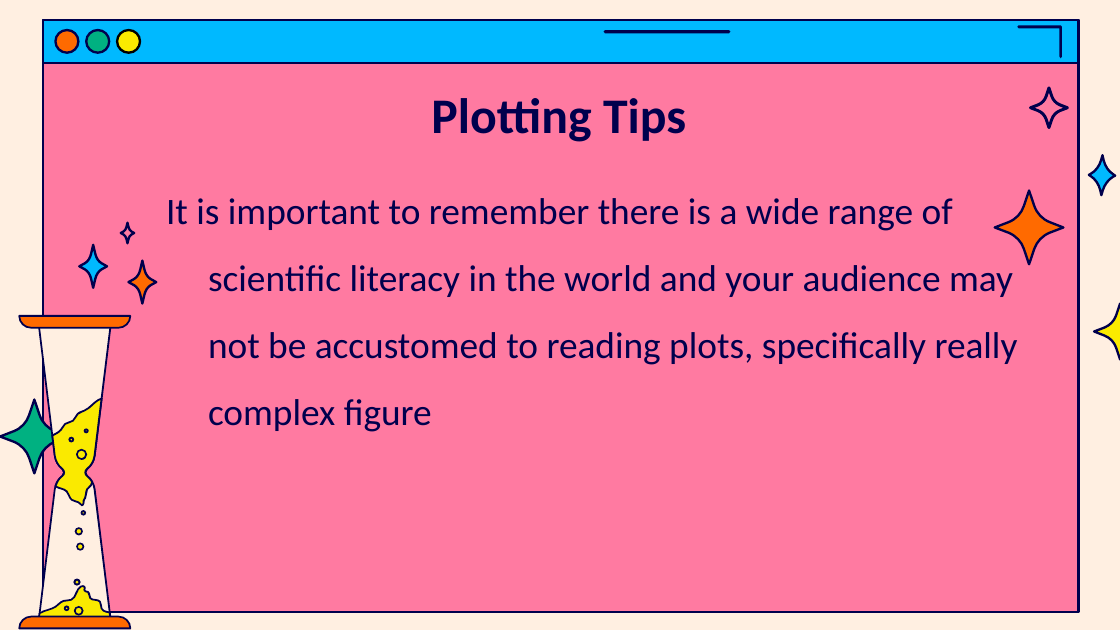
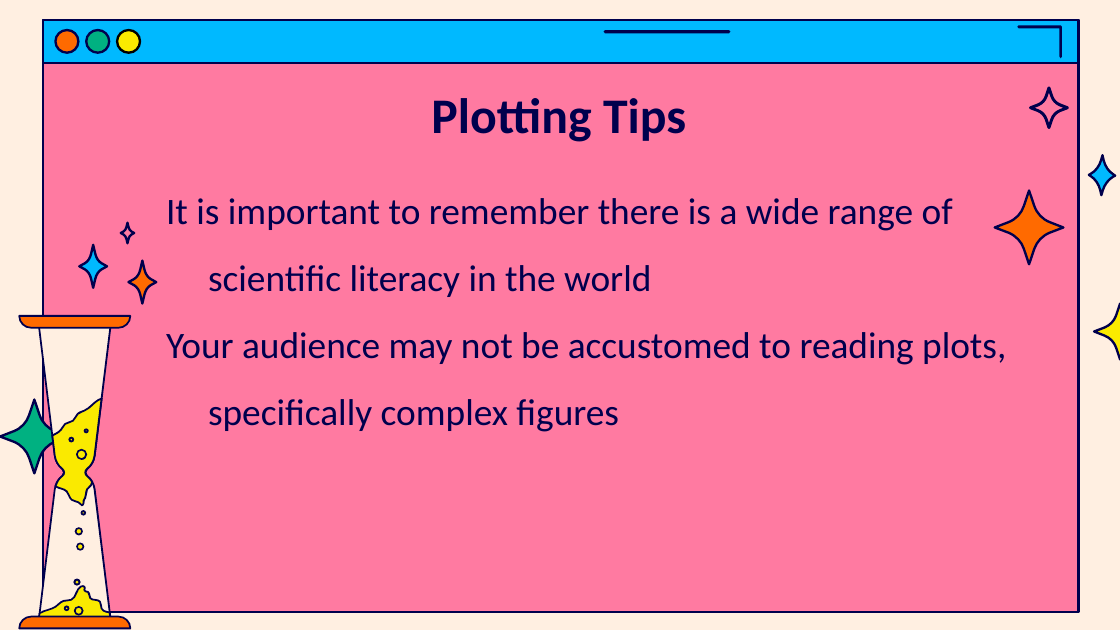
Before and after one commit to jasondsc/MATDRAB2MATFAB, a slide deck: slide 4 of slides/MATLAB_class_4.pptx. Drawn at 1120x630 pixels with LibreOffice and Linux fonts; fonts in the diff are those of the drawing. Boxes give left, top, right and bottom in pixels: in the first picture for what was removed or moved away, otherwise in the second. Text is boxed around its words. In the diff, an @@ line names an element or a change of style, - is before the commit and + after.

```diff
--- a/slides/MATLAB_class_4.pptx
+++ b/slides/MATLAB_class_4.pptx
@@ text at <box>166,198,1006,432</box>: text changed @@
-It is important to remember there is a wide range of scientific literacy in the world and your audience may not be accustomed to reading plots, specifically really complex figure
+It is important to remember there is a wide range of scientific literacy in the world
+Your audience may not be accustomed to reading plots, specifically complex figures
```
Also in this commit, not shown: 2 other files.
